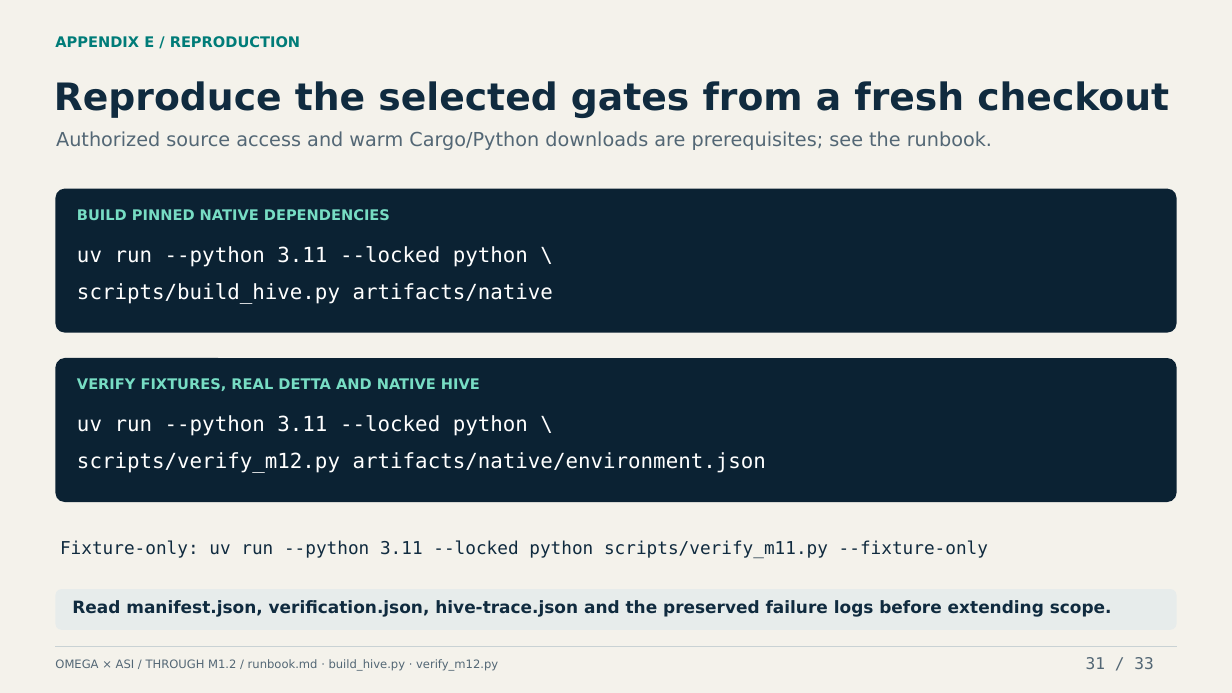
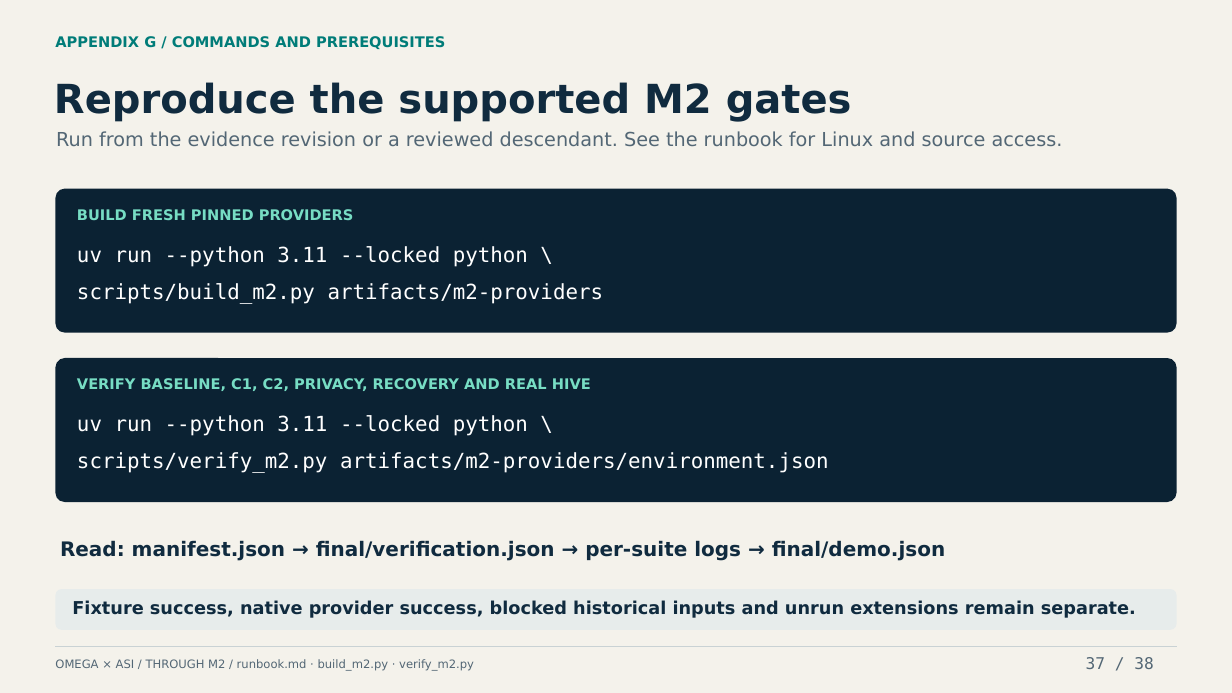
Before and after one commit to machieke/fusion-module-interfaces, a slide deck: slide 37 of docs/presentation/omega-asi-module-interfaces.pptx (slide 31 before the commit). Drawn at 1232x693 pixels with LibreOffice and Linux fonts; fonts in the diff are those of the drawing. Boxes give left, top, right and bottom in pixels: in the first picture for what was removed or moved away, otherwise in the second. Text is boxed around its words. In the diff, an @@ line names an element or a change of style, - is before the commit and + after.

Commit message:
Update conference deck through M2 with an ELI16 executive summary

```diff
--- a/docs/presentation/omega-asi-module-interfaces.pptx
+++ b/docs/presentation/omega-asi-module-interfaces.pptx
@@ text at box(55, 36, 445, 49): text changed @@
-APPENDIX E / REPRODUCTION
+APPENDIX G / COMMANDS AND PREREQUISITES
@@ text at box(54, 82, 852, 122): text changed; size 29.4 to 31.2 pt @@
-Reproduce the selected gates from a fresh checkout
+Reproduce the supported M2 gates
@@ text at box(56, 131, 1063, 146): text changed @@
-Authorized source access and warm Cargo/Python downloads are prerequisites; see the runbook.
+Run from the evidence revision or a reviewed descendant. See the runbook for Linux and source access.
@@ text at box(77, 209, 354, 220): text changed @@
-BUILD PINNED NATIVE DEPENDENCIES
+BUILD FRESH PINNED PROVIDERS
@@ text at box(77, 283, 604, 304): text changed @@
-scripts/build_hive.py artifacts/native
+scripts/build_m2.py artifacts/m2-providers
@@ text at box(77, 378, 591, 391): text changed @@
-VERIFY FIXTURES, REAL DETTA AND NATIVE HIVE
+VERIFY BASELINE, C1, C2, PRIVACY, RECOVERY AND REAL HIVE
@@ text at box(77, 452, 829, 473): text changed @@
-scripts/verify_m12.py artifacts/native/environment.json
+scripts/verify_m2.py artifacts/m2-providers/environment.json
@@ text at box(60, 540, 945, 561): text changed; size 13.8 to 15.6 pt; font DejaVu Sans Mono to DejaVu Sans; bold on @@
-Fixture-only: uv run --python 3.11 --locked python scripts/verify_m11.py --fixture-only
+Read: manifest.json → final/verification.json → per-suite logs → final/demo.json
@@ text at box(72, 600, 1136, 618): text changed; size 13.2 to 13.8 pt @@
-Read manifest.json, verification.json, hive-trace.json and the preserved failure logs before extending scope.
+Fixture success, native provider success, blocked historical inputs and unrun extensions remain separate.
@@ text at box(55, 659, 474, 671): text changed @@
-OMEGA × ASI / THROUGH M1.2 / runbook.md · build_hive.py · verify_m12.py
+OMEGA × ASI / THROUGH M2 / runbook.md · build_m2.py · verify_m2.py
@@ text at box(1086, 657, 1153, 669): text changed @@
-31 / 33
+37 / 38
```
Also in this commit, not shown: 8 other slides changed, 29 slides added, 24 slides removed, 47 other files.
